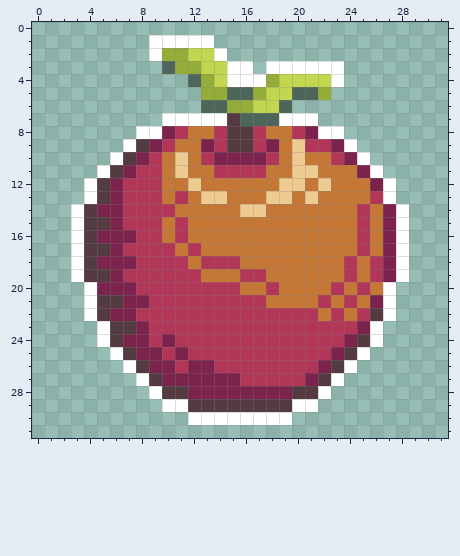
Edited in one commit: pixel-art file (Assets/Content/Sprites/Collectibles/collectibles.aseprite). Above: the version before the commit.
32x32 pixels, 1 frame.
Once edited:
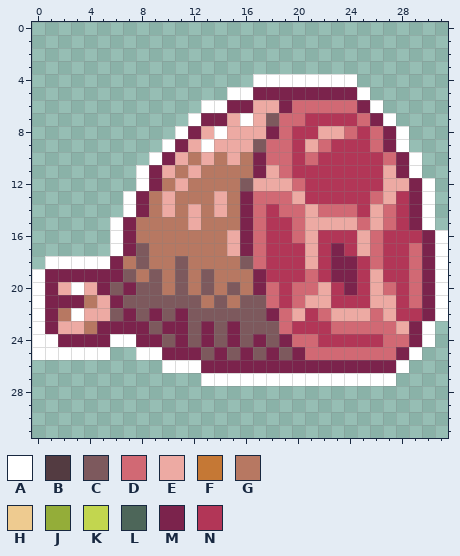
Palette (. is transparent): A #ffffff  B #533b41  C #7d595d  D #d16974  E #edaaa3  F #c57835  G #b77862  H #eecb90  J #94ad39  K #c2d64f  L #4d6659  M #7b234c  N #b23657
From the commit log: Add ham collectible
The edit:
layer "ham/ham" added
layer "Apple/Layer 1" removed
Changed rows in their new state; - is an unchanged pixel.
first column x 0:
 1 ---------.....------------------
 2 ---------......-----------------
 3 ----------.......-......--------
 4 ------------.....-AAAAA-A-------
 5 -------------..AAMMMMMMMMA------
 6 -------------AAMMEEMDDDDDMA-----
 7 ----------..-MMEAECDDNNNNDMA----
 8 --------...AMEAEEEMD-NEEDNDMA---
 9 -------...AMEAEEECDDNEDNNNDMA---
10 ------...AMEGEGEG-DDNDN-NNNDMA--
11 -----...AMEGEGGGGMEDNNNNNNNEMA--
12 ----....AMGEGGGGCEEEDNNNNNNEEMA-
13 ----...AMGEGGGEGMDDDENNNNNDENMA-
14 ---....AMGEGEGEGMDNDDEDDD-EDNMA-
15 ---...AMGGGGEGGGMDNNDEEEEDEDNMA-
16 ---...A-GGGGGGGEMDNNDENNNEDNNNMA
17 ---...AMCGGGGGGEMDNNNENMNEDNNDMA
18 -AA-AA-GCGGCGGGGCDNNNENMMNDNNDMA
19 AMMMMM-CGCGCGCGGGMNNNDNMMNENNDMA
20 AMEAE-C-CCGCGCGCGMDNDDE-M-EDNDMA
21 AMMMGEMCCCCCCGCGCCDNDEEN-NEENDMA
22 AMGAEEC-CMCMCCCCCCMDE-DEEEDENNMA
23 AMEEGMMM-CMMCMCMCCCD---DDDDDEMA-
24 AAMMMMAA-MCMCMCMCMCMDD--NNNDDMA-
25 AAAAAA..AAM-MCMCMCMCMDDDDDDDMA--
26 -------...AAA-MMMMMMMM-MMMMMA---
27 --------.....AAAAAAAAAA-AAAA----
28 ---------..............---------
29 ----------............----------
30 ------------........------------
Where, in picture pixels (left, top, right, bottom), the same in both pictures:
changed: (32, 35, 448, 425)
